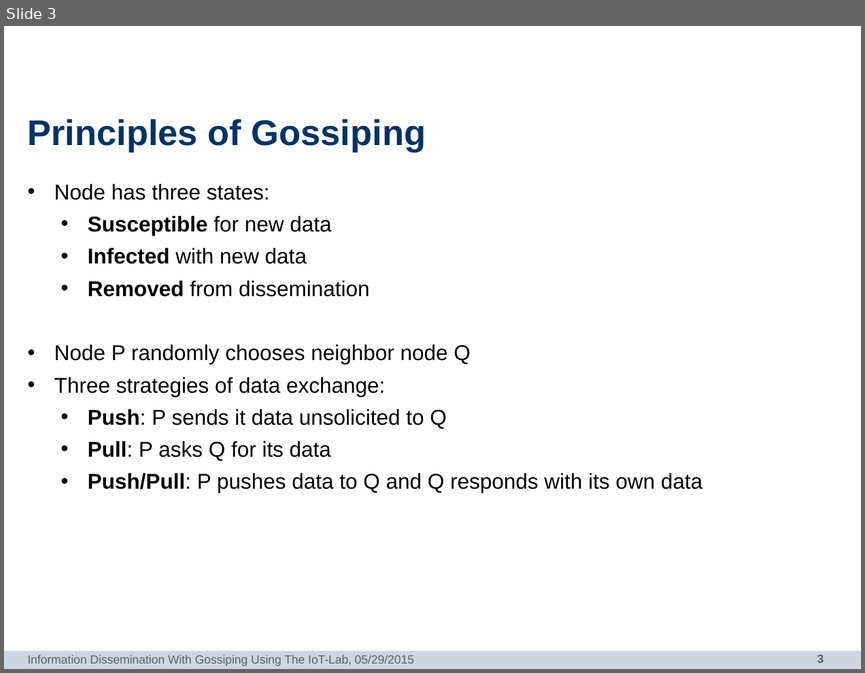
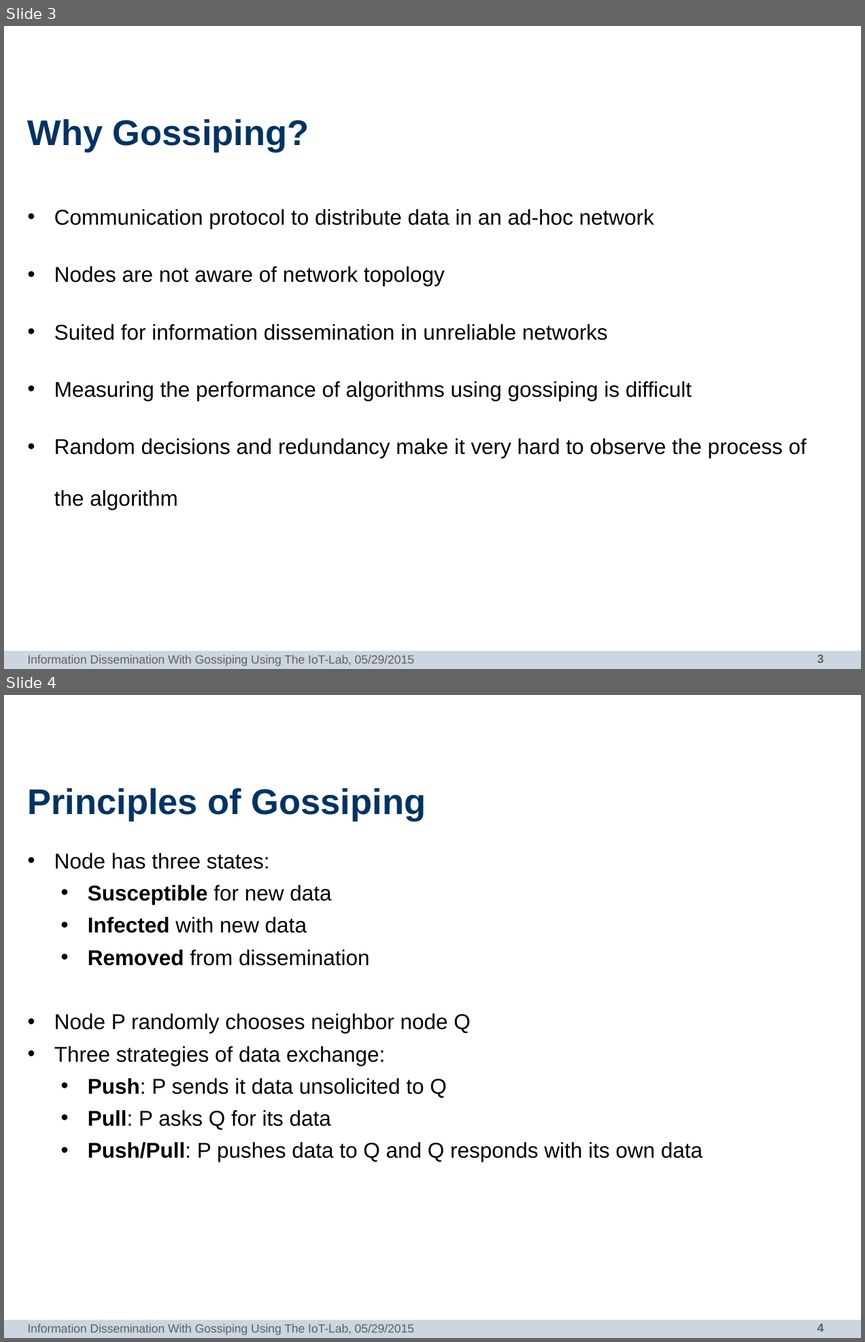
Before and after one commit to dbohn/Bachelor-Thesis, a slide deck: intro-presentation/intro.pptx. Shown one above the other, each under a label of ours: slide 3 before the commit, slides 3 and 4 after it. The pictures are 865x673 and 865x1342 pixels, drawn with LibreOffice and Linux fonts; fonts in the diff are those of the drawing; background and template pictures are left out. Boxes give left, top, right and bottom in pixels: in the first picture for what was removed or moved away, otherwise in the second. Text is boxed around its words. In the diff, an @@ line names an element or a change of style, - is before the commit and + after.

```diff
--- a/intro-presentation/intro.pptx
+++ b/intro-presentation/intro.pptx
@@ slide 3 added at <box>4,26,861,669</box>, background #FFFFFF; not listed: 2 template elements that a slide beside it also shows @@
@@ title added at <box>28,119,309,152</box>, 30 pt, text #003366, bold @@
+Why Gossiping?
@@ text added at <box>54,209,806,509</box>, 18 pt, text #000000 @@
+• Communication protocol to distribute data in an ad-hoc network
+• Nodes are not aware of network topology
+• Suited for information dissemination in unreliable networks
+• Measuring the performance of algorithms using gossiping is difficult
+• Random decisions and redundancy make it very hard to observe the process of the algorithm
@@ text added at <box>28,654,414,666</box>, 10 pt, text #5F5F5F @@
+Information Dissemination With Gossiping Using The IoT-Lab, 05/29/2015
@@ what was slide 3 is now slide 4 @@
@@ page number at <box>817,1323,824,1331</box>: text changed @@
-3
+4
```
Also in this commit, not shown: 3 slides changed.
